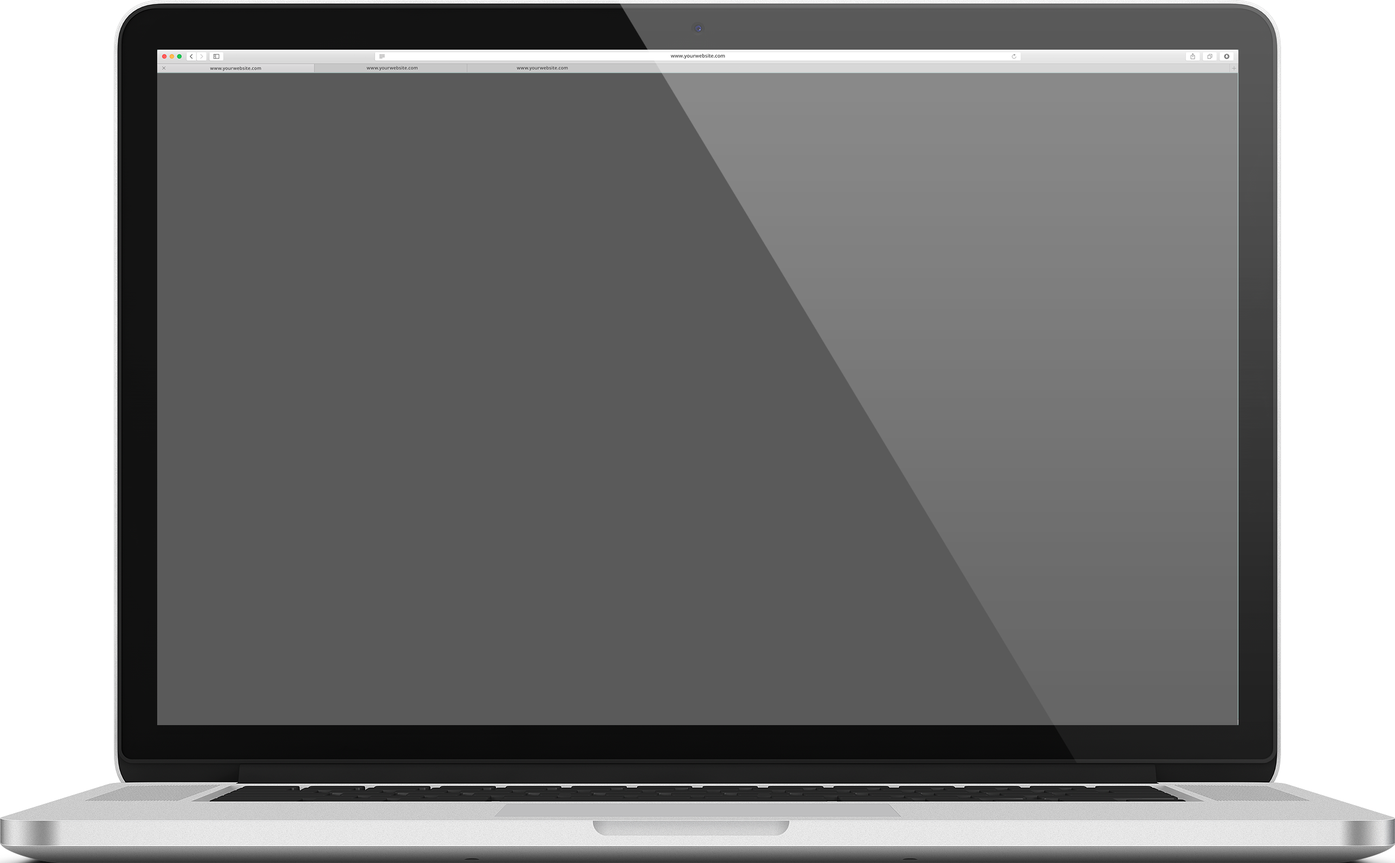
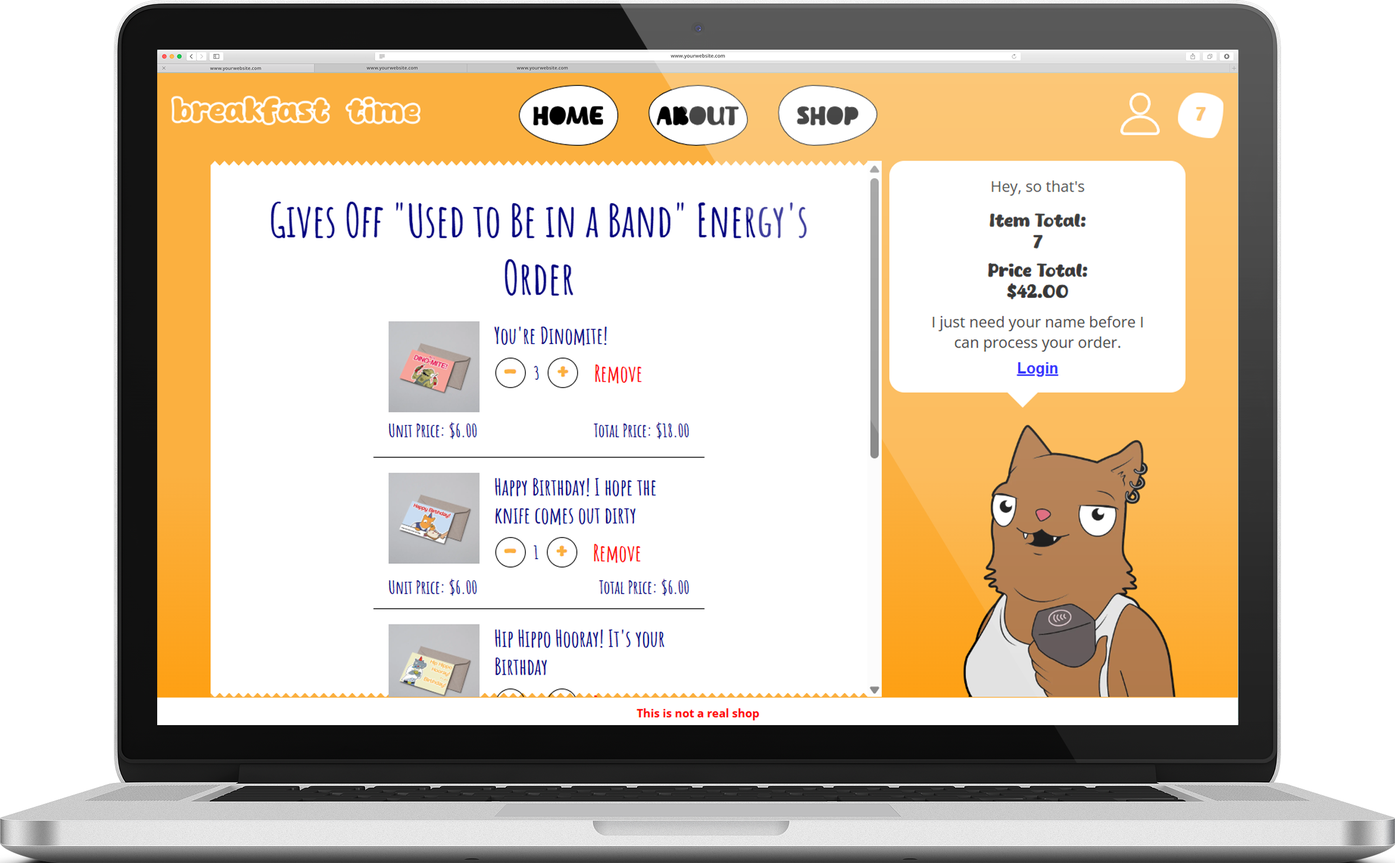
The second 1395×863 image is a revision of the first. Changes to its layers:
added layer "Layer 5" in group "LaptopBook Pro" over box(157, 70, 1238, 726)
